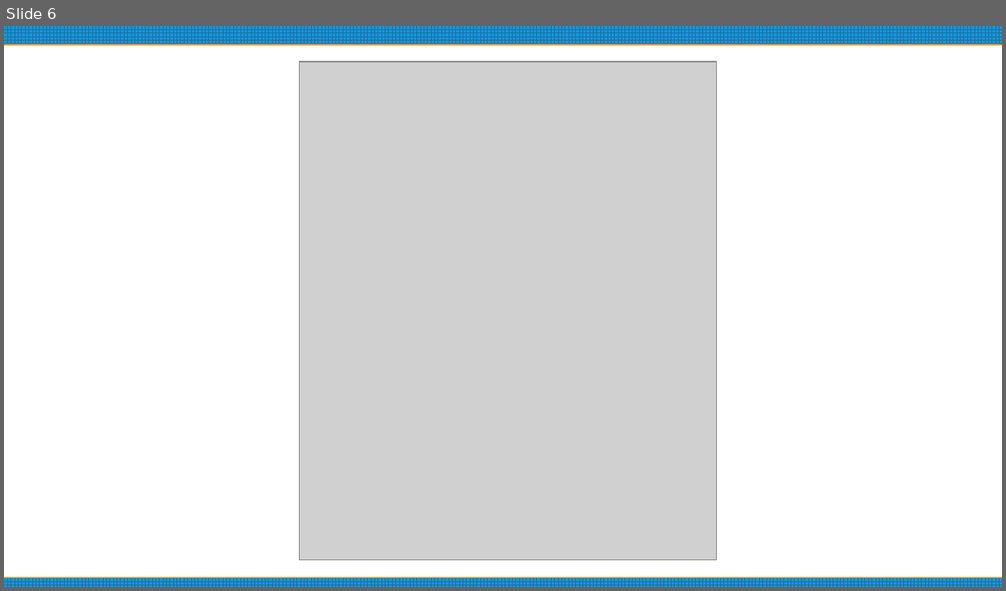
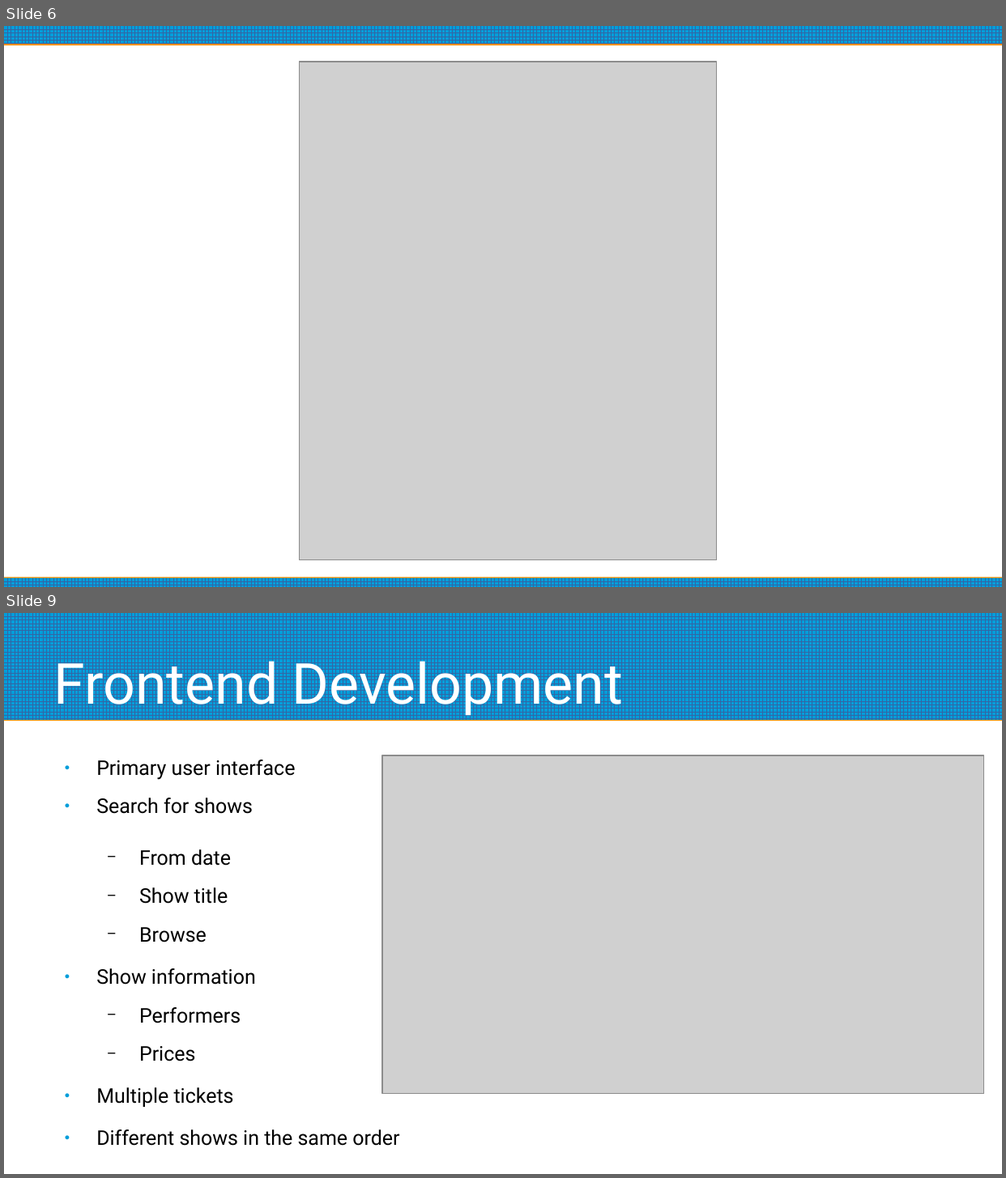
Before and after one commit to Lihp8270/CodingBootcampProject, a slide deck: Report and Presentations/Technical Presentation.pptx. Shown one above the other, each under a label of ours: slide 6 before the commit, slides 6 and 9 after it; the slides between them are not shown. The pictures are 1006x591 and 1006x1178 pixels, drawn with LibreOffice and Linux fonts; fonts in the diff are those of the drawing; grey boxes stand for pictures; background and template pictures are left out. Boxes give left, top, right and bottom in pixels: in the first picture for what was removed or moved away, otherwise in the second. Text is boxed around its words. In the diff, an @@ line names an element or a change of style, - is before the commit and + after.

```diff
--- a/Report and Presentations/Technical Presentation.pptx
+++ b/Report and Presentations/Technical Presentation.pptx
@@ slide 9 added at (x1=4, y1=613, x2=1002, y2=1174), background picture (left out) @@
@@ rectangle added at (x1=4, y1=613, x2=1002, y2=720), fill pattern #3465A4 on #009EDA @@
@@ title added at (x1=53, y1=653, x2=624, y2=717), 45 pt, text #FFFFFF @@
+Frontend Development
@@ picture added at (x1=382, y1=756, x2=985, y2=1094) @@
@@ text added at (x1=96, y1=760, x2=399, y2=1146), 16.1 pt, text #000000 @@
+● Primary user interface
+● Search for shows
+  − From date
+  − Show title
+  − Browse
+● Show information
+  − Performers
+  − Prices
+● Multiple tickets
+● Different shows in the same order
```
Also in this commit, not shown: 4 slides changed, 1 other slide added, 1 other file.
